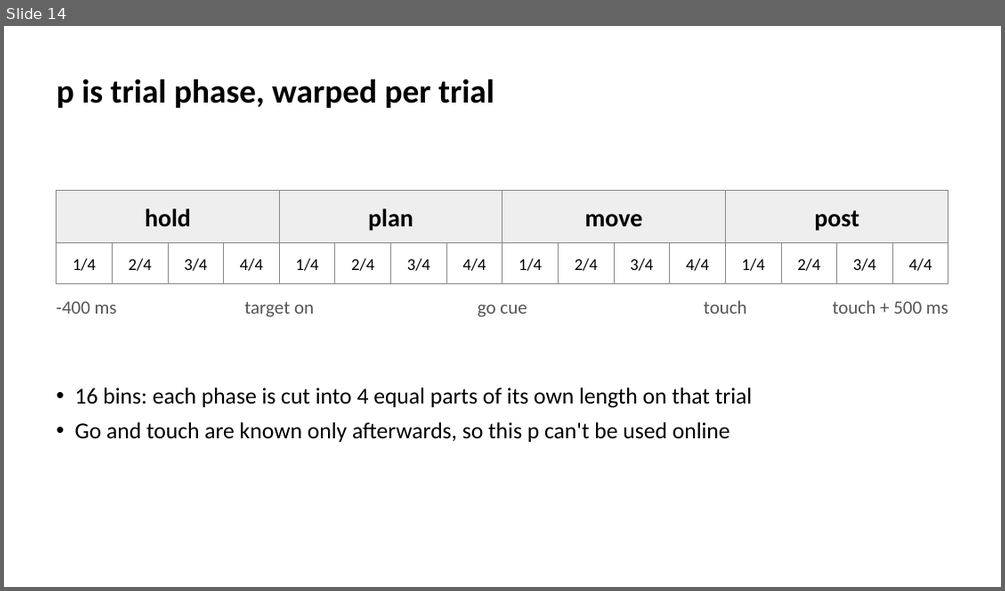
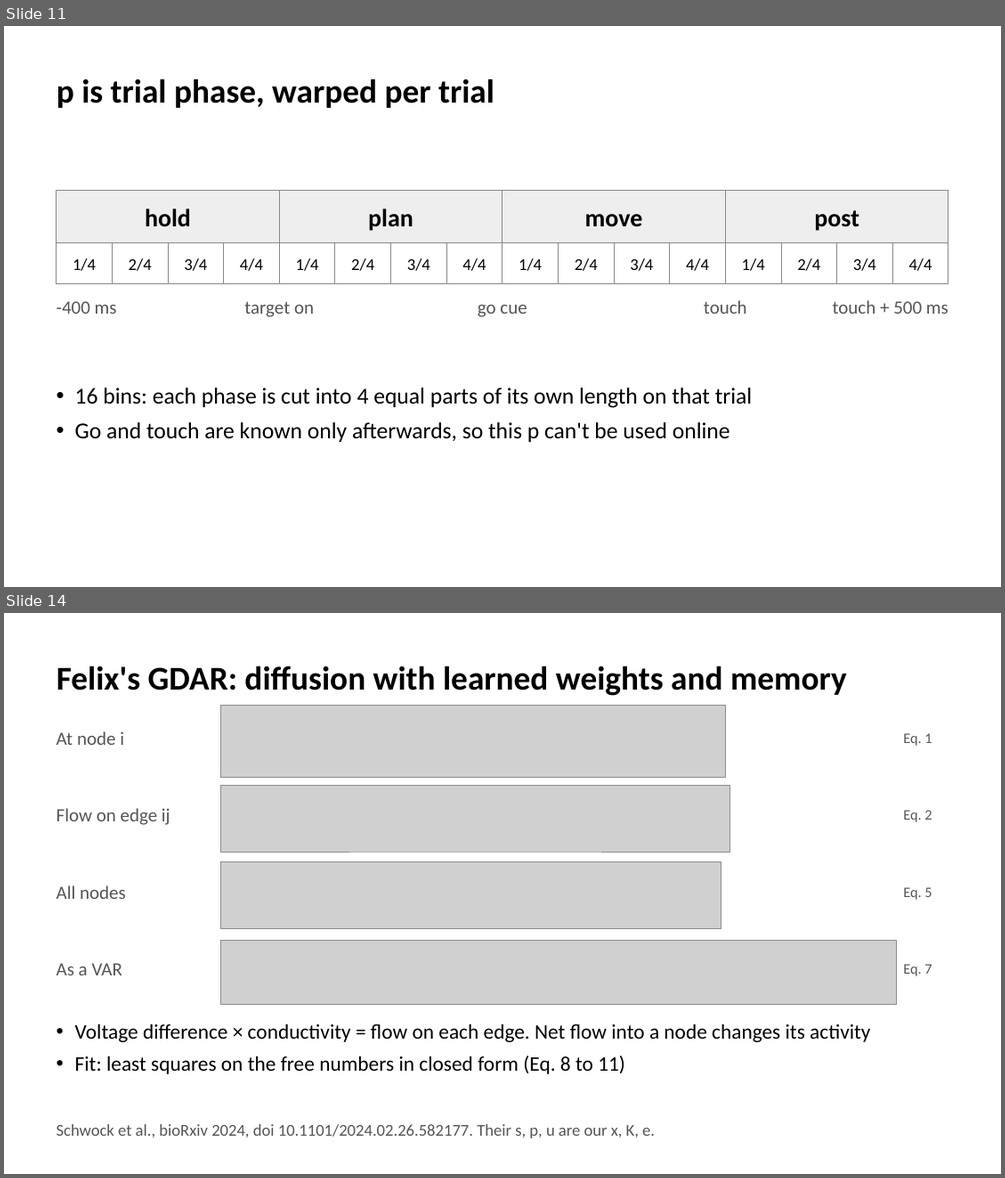
Before and after one commit to smartadi/tpgdar, a slide deck: TP-GDAR_IOS_Reach.pptx. Shown one above the other, each under a label of ours: slide 14 before the commit, slides 11 and 14 after it; the slides between them are not shown. The pictures are 1005x591 and 1005x1178 pixels, drawn with LibreOffice and Linux fonts; fonts in the diff are those of the drawing; grey boxes stand for pictures. Boxes give left, top, right and bottom in pixels: in the first picture for what was removed or moved away, otherwise in the second. Text is boxed around its words. In the diff, an @@ line names an element or a change of style, - is before the commit and + after.

```diff
--- a/TP-GDAR_IOS_Reach.pptx
+++ b/TP-GDAR_IOS_Reach.pptx
@@ slide 14 added at (4, 613, 1001, 1174), background #FFFFFF @@
@@ title added at (57, 666, 847, 696), 32 pt, text #000000, bold @@
+Felix's GDAR: diffusion with learned weights and memory
@@ picture added at (221, 706, 725, 778) @@
@@ text added at (57, 731, 124, 745), 18 pt, text #555555 @@
+At node i
@@ text added at (903, 733, 931, 746), 14 pt, text #555555 @@
+Eq. 1
@@ picture added at (221, 785, 730, 852) @@
@@ text added at (57, 808, 170, 825), 18 pt, text #555555 @@
+Flow on edge ij
@@ text added at (903, 810, 931, 822), 14 pt, text #555555 @@
+Eq. 2
@@ picture added at (221, 862, 720, 929) @@
@@ text added at (57, 885, 126, 899), 18 pt, text #555555 @@
+All nodes
@@ text added at (903, 887, 931, 900), 14 pt, text #555555 @@
+Eq. 5
@@ picture added at (221, 941, 896, 1004) @@
@@ text added at (57, 963, 122, 975), 18 pt, text #555555 @@
+As a VAR
@@ text added at (903, 964, 931, 976), 14 pt, text #555555 @@
+Eq. 7
@@ text added at (75, 1023, 870, 1074), 20 pt, text #000000 @@
+• Voltage difference × conductivity = flow on each edge. Net flow into a node changes its activity
+• Fit: least squares on the free numbers in closed form (Eq. 8 to 11)
@@ text added at (57, 1124, 655, 1138), 16 pt, text #555555 @@
+Schwock et al., bioRxiv 2024, doi 10.1101/2024.02.26.582177. Their s, p, u are our x, K, e.
@@ what was slide 14 is now slide 11 @@
```
Also in this commit, not shown: 13 slides changed, 16 other slides added, 7 slides removed, 6 other files.
